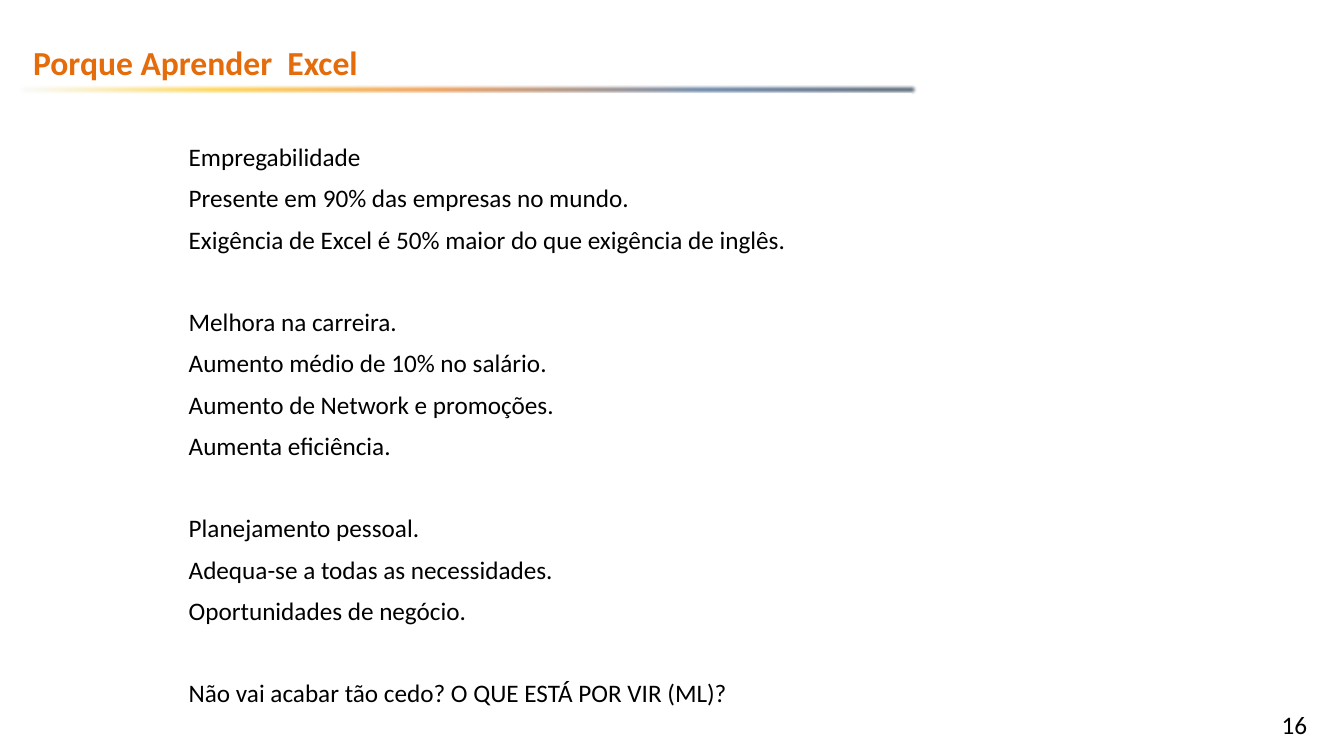
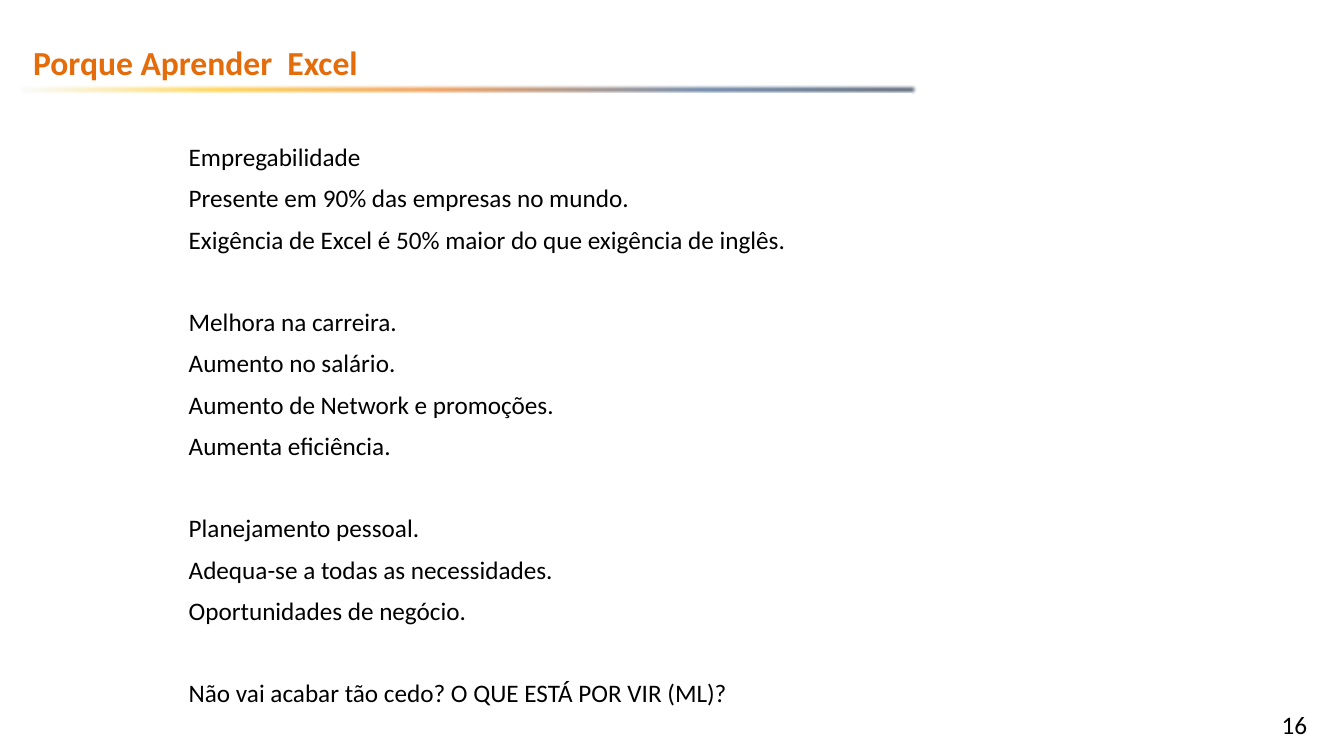
Before and after one commit to emerson-fenrir/Excel_Basico, a slide deck: slide 16 of Aula3.pptx. Drawn at 1344x756 pixels with LibreOffice and Linux fonts; fonts in the diff are those of the drawing; background and template pictures are left out. Boxes give left, top, right and bottom in pixels: in the first picture for what was removed or moved away, otherwise in the second. Text is boxed around its words. In the diff, an @@ line names an element or a change of style, - is before the commit and + after.

Commit message:
Aula final

```diff
--- a/Aula3.pptx
+++ b/Aula3.pptx
@@ text at [189, 354, 395, 373]: text changed @@
-Aumento médio de 10% no salário.
+Aumento no salário.
```
